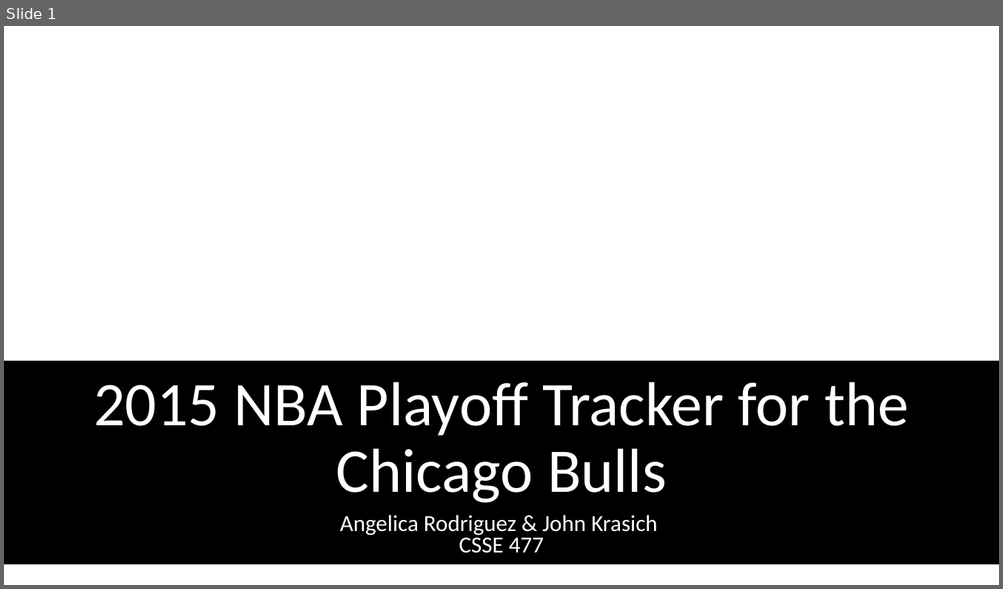
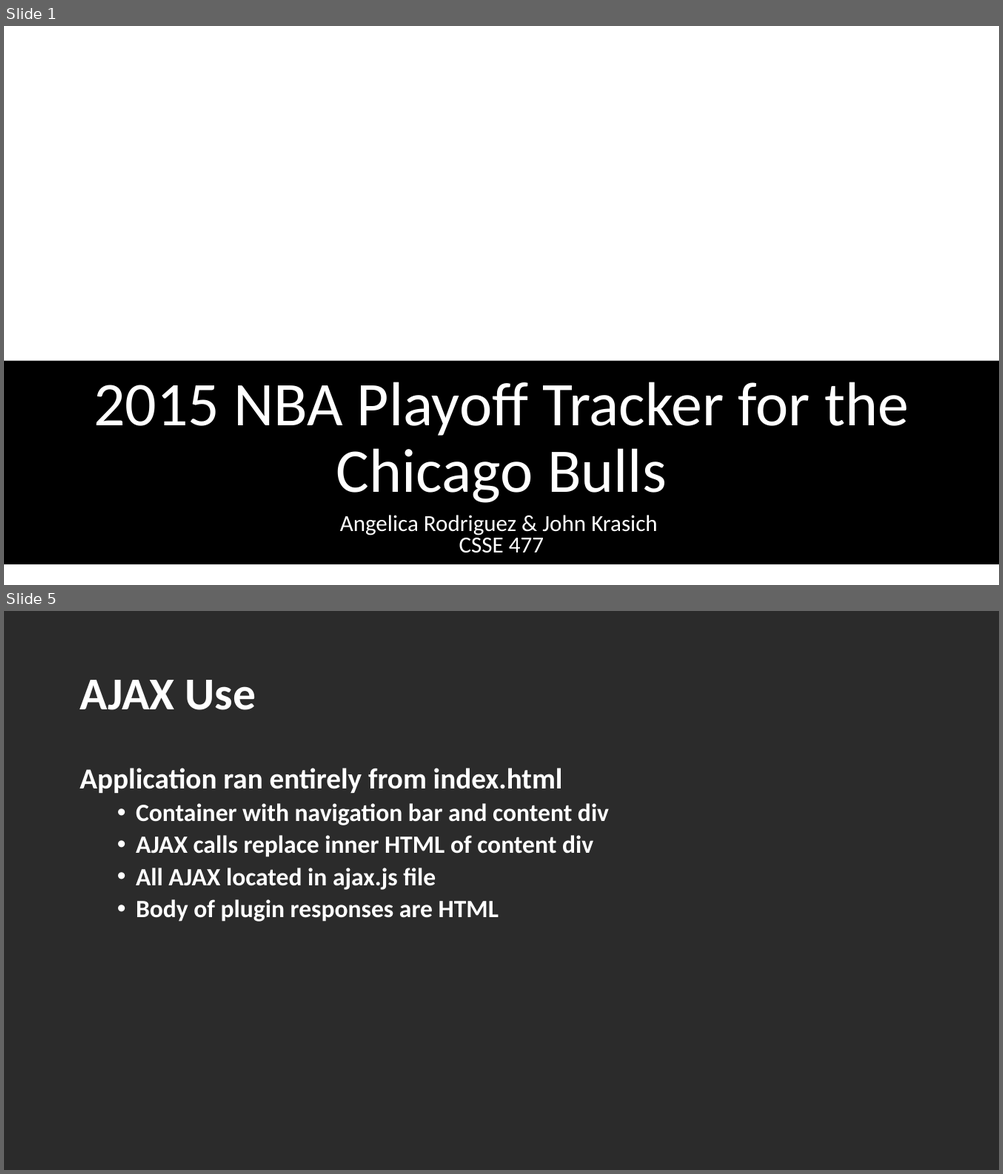
Before and after one commit to krasicji/Architecture-Final-Project, a slide deck: FinalPresentation.pptx. Shown one above the other, each under a label of ours: slide 1 before the commit, slides 1 and 5 after it; the slides between them are not shown. The pictures are 1003x589 and 1003x1174 pixels, drawn with LibreOffice and Linux fonts; fonts in the diff are those of the drawing; background and template pictures are left out; a plain dark background stands for a picture behind light text. Boxes give left, top, right and bottom in pixels: in the first picture for what was removed or moved away, otherwise in the second. Text is boxed around its words. In the diff, an @@ line names an element or a change of style, - is before the commit and + after.

```diff
--- a/FinalPresentation.pptx
+++ b/FinalPresentation.pptx
@@ slide 5 added at (4,611,999,1170), background picture (left out) @@
@@ title added at (79,680,256,710), 44 pt, text #FFFFFF, bold @@
+AJAX Use
@@ text added at (79,768,609,922), 24 pt, text #FFFFFF, bold @@
+Application ran entirely from index.html
+  • Container with navigation bar and content div
+  • AJAX calls replace inner HTML of content div
+  • All AJAX located in ajax.js file
+  • Body of plugin responses are HTML
```
Also in this commit, not shown: 2 slides changed, 2 other slides added, 2 slides removed, 6 other files.
